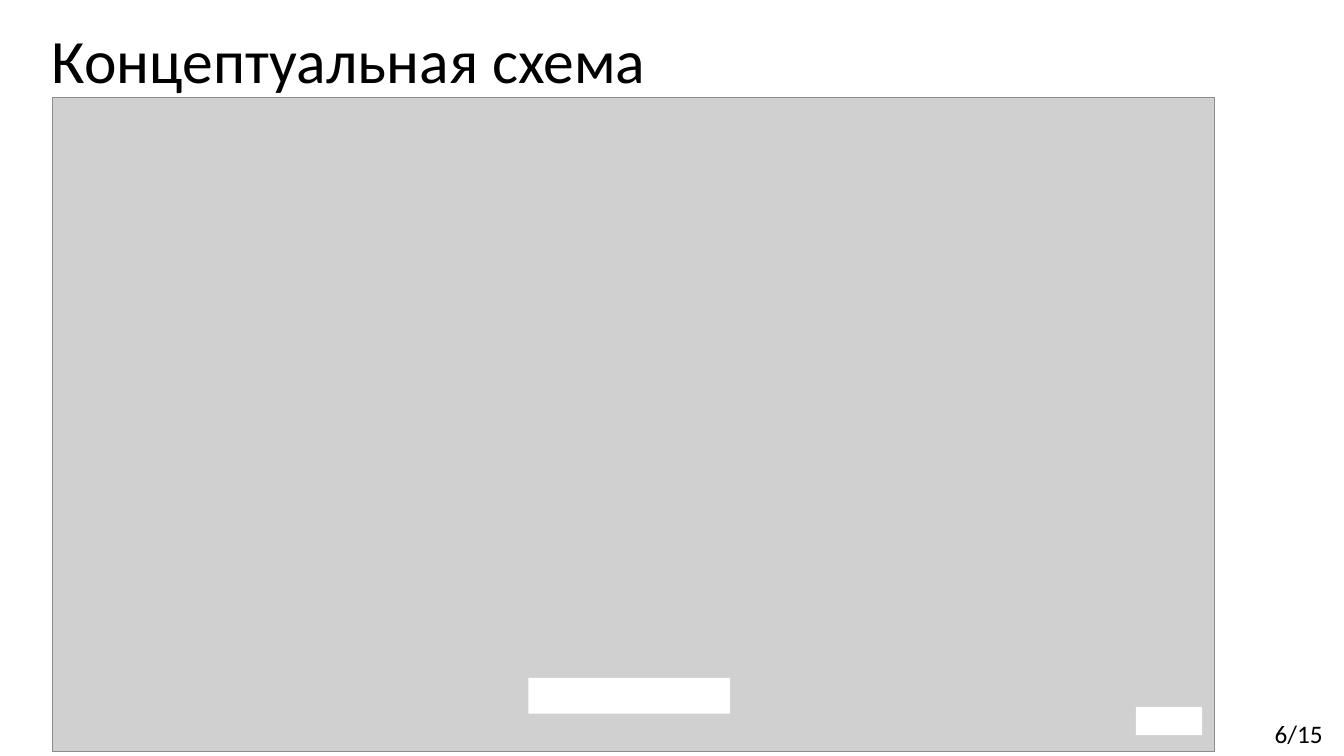
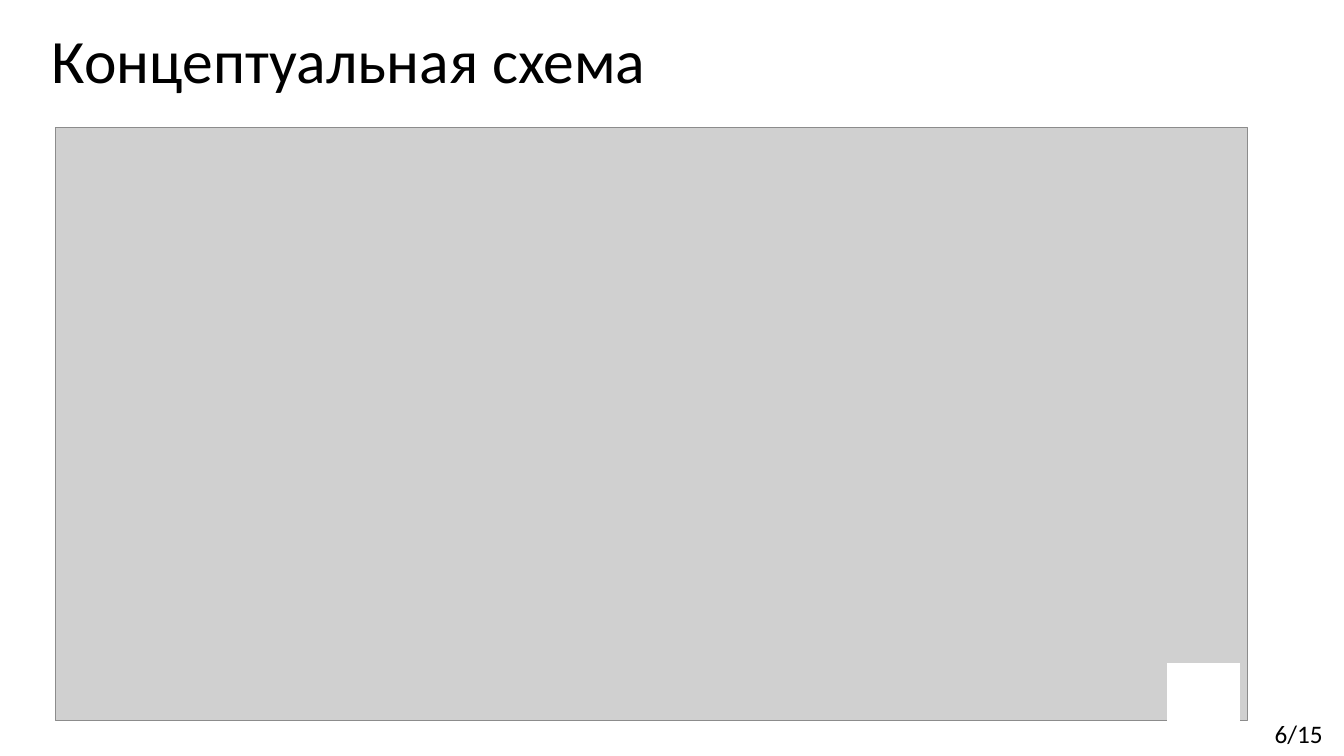
Before and after one commit to Kirmark/bachelor-qualification-work, a slide deck: slide 6 of presentation/presentation.pptx. Drawn at 1344x756 pixels with LibreOffice and Linux fonts; fonts in the diff are those of the drawing; grey boxes stand for pictures. Boxes give left, top, right and bottom in pixels: in the first picture for what was removed or moved away, otherwise in the second. Text is boxed around its words. In the diff, an @@ line names an element or a change of style, - is before the commit and + after.

```diff
--- a/presentation/presentation.pptx
+++ b/presentation/presentation.pptx
@@ picture resized from (x1=53, y1=98, x2=1215, y2=751) to (x1=55, y1=127, x2=1248, y2=721) @@
@@ rectangle removed at (x1=528, y1=679, x2=730, y2=714) @@
@@ rectangle added at (x1=1168, y1=663, x2=1240, y2=721), fill #FFFFFF, outline #FFFFFF 1 pt @@
```
Also in this commit, not shown: 8 other slides changed, 15 other files.
